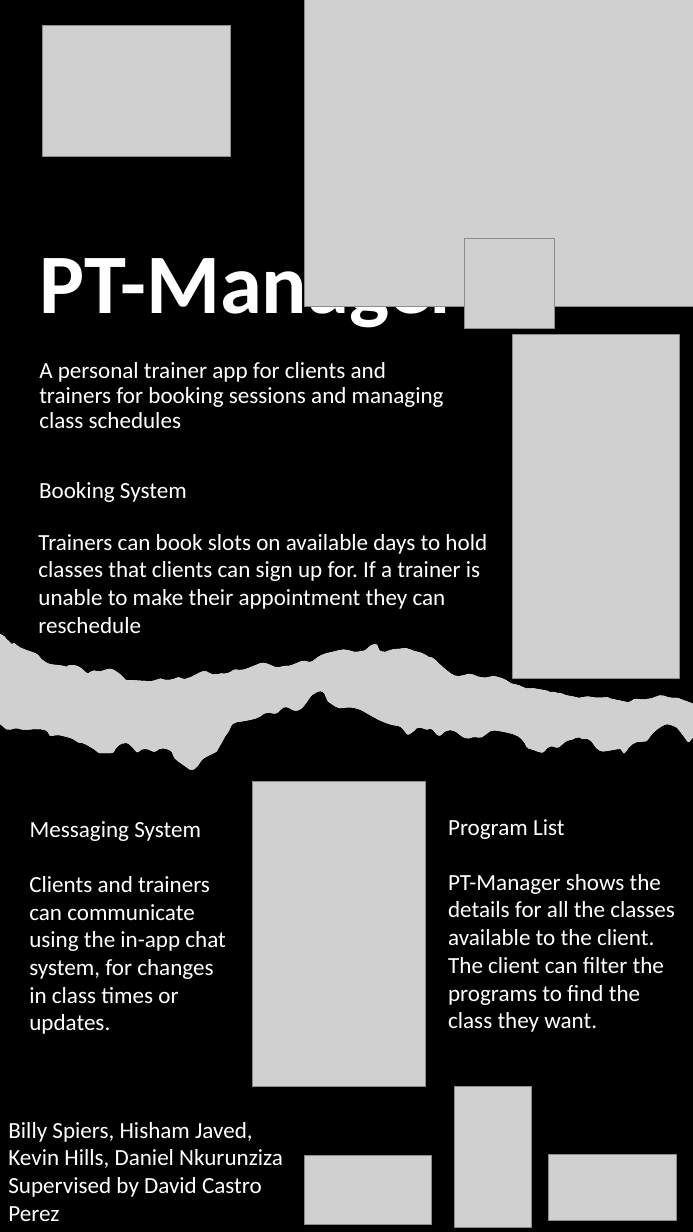
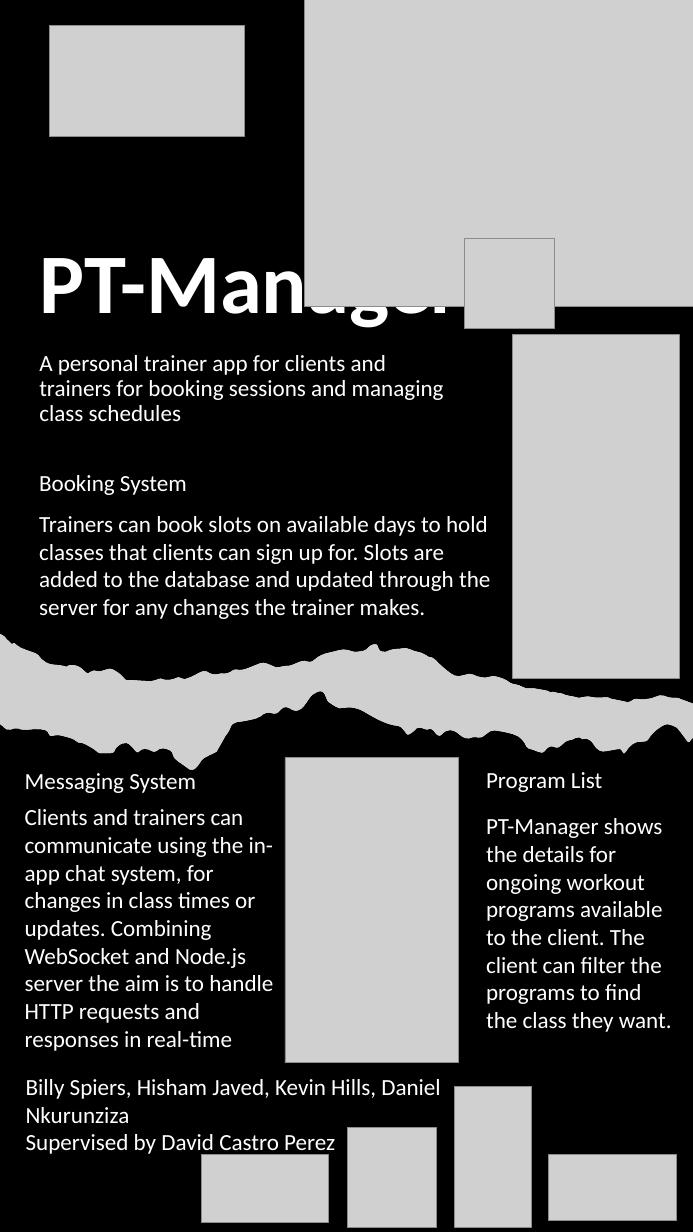
Before and after one commit to dnziz1/PT_Manager, a slide deck: slide 1 of Documentation/PT-Manager_Poster.pptx. Drawn at 693x1232 pixels with LibreOffice and Linux fonts; fonts in the diff are those of the drawing; grey boxes stand for pictures. Boxes give left, top, right and bottom in pixels: in the first picture for what was removed or moved away, otherwise in the second. Text is boxed around its words. In the diff, an @@ line names an element or a change of style, - is before the commit and + after.

```diff
--- a/Documentation/PT-Manager_Poster.pptx
+++ b/Documentation/PT-Manager_Poster.pptx
@@ picture: place and size @@
-picture at (43, 26, 231, 156)
+picture at (50, 26, 245, 137)
@@ subtitle "A personal trainer app for ...": place and size @@
-subtitle "A personal trainer app for ..." at (39, 362, 444, 428)
+subtitle "A personal trainer app for ..." at (39, 355, 444, 421)
@@ text "Booking System": place and size @@
-text "Booking System" at (39, 482, 187, 502)
+text "Booking System" at (39, 475, 187, 495)
@@ text at (39, 516, 490, 619): text changed @@
-Trainers can book slots on available days to hold classes that clients can sign up for. If a trainer is unable to make their appointment they can reschedule
+Trainers can book slots on available days to hold classes that clients can sign up for. Slots are added to the database and updated through the server for any changes the trainer makes.
@@ text "Messaging System" rewrapped from (30, 821, 201, 841) to (25, 769, 196, 793) @@
@@ picture: place and size @@
-picture at (252, 781, 426, 1086)
+picture at (285, 758, 458, 1063)
@@ text "Program List": place and size @@
-text "Program List" at (448, 819, 564, 839)
+text "Program List" at (486, 772, 602, 792)
@@ text at (25, 809, 273, 1051): text changed @@
-Clients and trainers can communicate using the in-app chat system, for changes in class times or updates.
+Clients and trainers can communicate using the in-app chat system, for changes in class times or updates. Combining WebSocket and Node.js server the aim is to handle HTTP requests and responses in real-time
@@ text at (486, 818, 672, 1032): text changed @@
-PT-Manager shows the details for all the classes available to the client. The client can filter the programs to find the class they want.
+PT-Manager shows the details for ongoing workout programs available to the client. The client can filter the programs to find the class they want.
@@ text "Billy Spiers, Hisham Javed, Kevin ..." rewrapped from (8, 1122, 283, 1221) to (26, 1079, 440, 1157) @@
@@ picture added at (347, 1127, 436, 1227) @@
@@ picture: place and size @@
-picture at (305, 1156, 432, 1224)
+picture at (201, 1154, 328, 1222)
```
